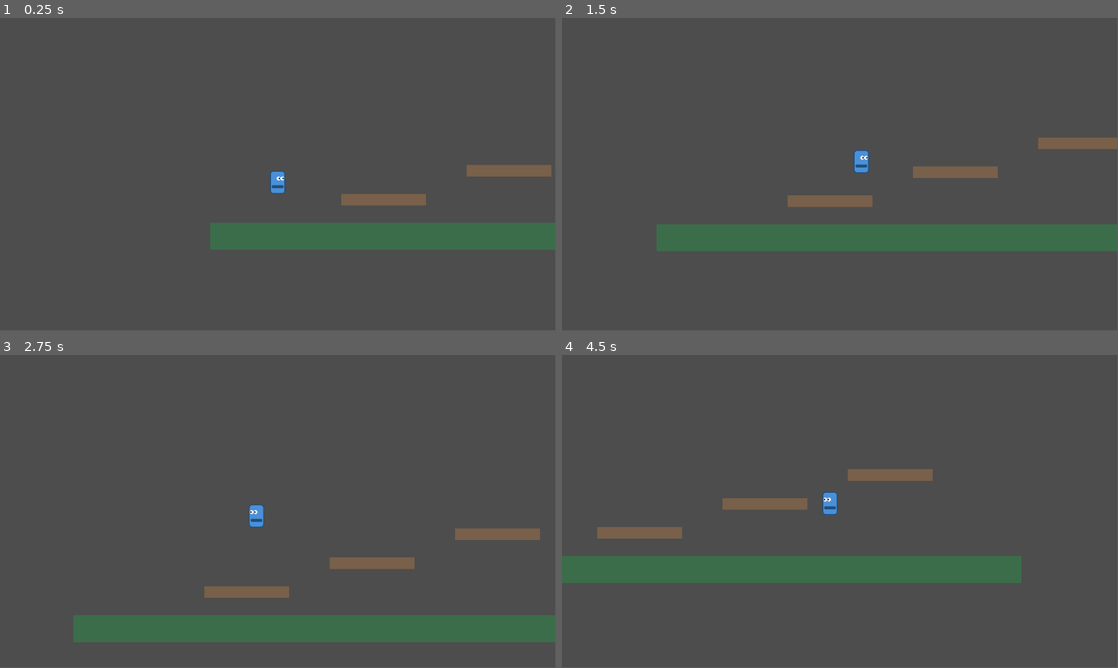
Above: before the commit, frames 1-4 (two rows, left to right).
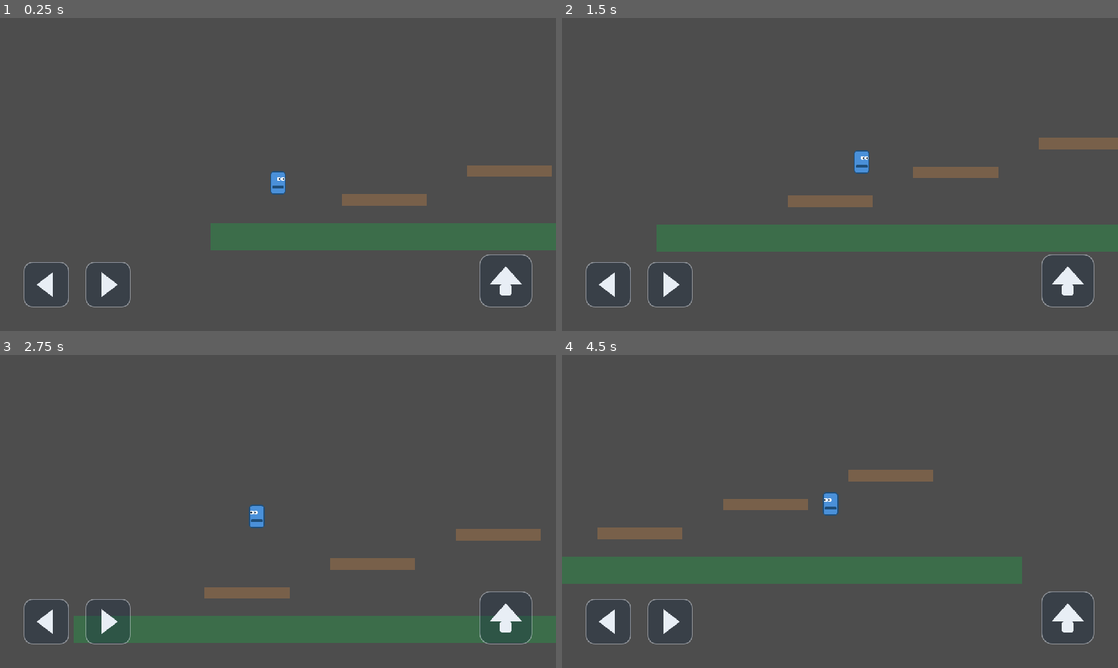
Above: after the commit, the same moments.

Repository: siegweiget/git_te
Game: Godot game, scene res://scenes/main.tscn
Same seed, same stepped clock (60 frames per second), same inputs: the game is played once before the commit and once after it.
Inputs:
- Up to frame 1 (0.25 s): no input
- Up to frame 2 (1.5 s): hold D (move_right) from 0.53 s (still down); tap Space (jump) at 0.6, 0.77, 1.07, 1.35 s
- Up to frame 3 (2.75 s): tap Space (jump) at 1.52, 1.82, 2.1 s; release D (move_right) at 2.03 s; hold A (move_left) from 2.03 s (still down)
- Up to frame 4 (4.5 s): release A (move_left) at 2.78 s; hold D (move_right) 2.78-4.28 s; tap Space (jump) at 2.85, 3.02, 3.32, 3.6, 3.77, 4.07, 4.35 s; hold A (move_left) from 4.28 s (still down)
The window is 799x449 before the commit and 800x450 after it. Grey fills any space a smaller window leaves; there, only what the larger window draws over its background counts as a difference.

The runs differ from the first frame. In frame 1, 1.0% of the frame differs, in the area x 4-100%, y 46-93%; in frame 2, 0.8%; in frame 3, 1.3%; in frame 4, 1.4%, in the area x 0-96%, y 36-93%.

Commit message:
Add mobile support: touch HUD, screen scaling, Android/iOS presets
TouchScreenButton HUD mapped to the existing input actions, so the
player script is unchanged. Project now uses canvas_items stretch with
expand aspect, sensor-landscape orientation, gl_compatibility renderer,
and mouse-to-touch emulation for desktop testing. Export presets for
Android (arm64) and iOS commit no credentials.

Co-Authored-By: Claude Fable 5 <noreply@anthropic.com>
Claude-Session: https://claude.ai/code/session_01AwN3kXgeqny3Ebi4aSm2Pq

Diff:
--- /dev/null
+++ b/assets/sprites/arrow_left.svg
@@ -0,0 +1,4 @@
+<svg xmlns="http://www.w3.org/2000/svg" width="96" height="96" viewBox="0 0 96 96">
+  <rect x="2" y="2" width="92" height="92" rx="18" ry="18" fill="#12283f" fill-opacity="0.35" stroke="#e8eef5" stroke-opacity="0.45" stroke-width="2"/>
+  <polygon points="62,22 62,74 28,48" fill="#e8eef5"/>
+</svg>
--- /dev/null
+++ b/assets/sprites/arrow_right.svg
@@ -0,0 +1,4 @@
+<svg xmlns="http://www.w3.org/2000/svg" width="96" height="96" viewBox="0 0 96 96">
+  <rect x="2" y="2" width="92" height="92" rx="18" ry="18" fill="#12283f" fill-opacity="0.35" stroke="#e8eef5" stroke-opacity="0.45" stroke-width="2"/>
+  <polygon points="34,22 34,74 68,48" fill="#e8eef5"/>
+</svg>
--- /dev/null
+++ b/assets/sprites/button_jump.svg
@@ -0,0 +1,5 @@
+<svg xmlns="http://www.w3.org/2000/svg" width="112" height="112" viewBox="0 0 112 112">
+  <rect x="2" y="2" width="108" height="108" rx="22" ry="22" fill="#12283f" fill-opacity="0.35" stroke="#e8eef5" stroke-opacity="0.45" stroke-width="2"/>
+  <polygon points="56,26 90,64 22,64" fill="#e8eef5"/>
+  <rect x="44" y="64" width="24" height="22" rx="4" ry="4" fill="#e8eef5"/>
+</svg>
--- a/project.godot
+++ b/project.godot
@@ -19,6 +19,9 @@
 
 window/size/viewport_width=1152
 window/size/viewport_height=648
+window/stretch/mode="canvas_items"
+window/stretch/aspect="expand"
+window/handheld/orientation=4
 
 [input]
 
@@ -42,6 +45,12 @@
 ]
 }
 
+[input_devices]
+
+pointing/emulate_touch_from_mouse=true
+
 [rendering]
 
+renderer/rendering_method="gl_compatibility"
+renderer/rendering_method.mobile="gl_compatibility"
 textures/canvas_textures/default_texture_filter=0
--- /dev/null
+++ b/scenes/hud.tscn
@@ -0,0 +1,24 @@
+[gd_scene load_steps=4 format=3]
+
+[ext_resource type="Texture2D" path="res://assets/sprites/arrow_left.svg" id="1_left"]
+[ext_resource type="Texture2D" path="res://assets/sprites/arrow_right.svg" id="2_right"]
+[ext_resource type="Texture2D" path="res://assets/sprites/button_jump.svg" id="3_jump"]
+
+[node name="HUD" type="CanvasLayer"]
+
+[node name="LeftButton" type="TouchScreenButton" parent="."]
+position = Vector2(48, 504)
+texture_normal = ExtResource("1_left")
+action = "move_left"
+passby_press = true
+
+[node name="RightButton" type="TouchScreenButton" parent="."]
+position = Vector2(176, 504)
+texture_normal = ExtResource("2_right")
+action = "move_right"
+passby_press = true
+
+[node name="JumpButton" type="TouchScreenButton" parent="."]
+position = Vector2(992, 488)
+texture_normal = ExtResource("3_jump")
+action = "jump"
--- a/scenes/main.tscn
+++ b/scenes/main.tscn
@@ -1,6 +1,7 @@
-[gd_scene load_steps=6 format=3]
+[gd_scene load_steps=7 format=3]
 
 [ext_resource type="PackedScene" path="res://scenes/player.tscn" id="1_player"]
+[ext_resource type="PackedScene" path="res://scenes/hud.tscn" id="2_hud"]
 
 [sub_resource type="RectangleShape2D" id="RectangleShape2D_ground"]
 size = Vector2(1152, 56)
@@ -74,3 +75,5 @@
 [node name="Camera2D" type="Camera2D" parent="Player"]
 position_smoothing_enabled = true
 position_smoothing_speed = 6.0
+
+[node name="HUD" parent="." instance=ExtResource("2_hud")]
Not shown, added: export_presets.cfg
